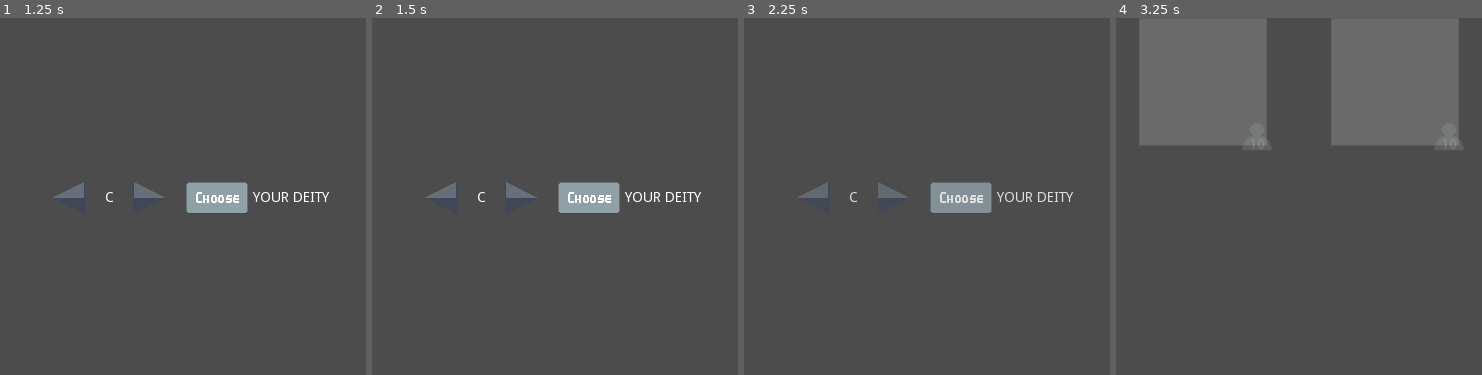
Above: before the commit, frames 1-4 (left to right).
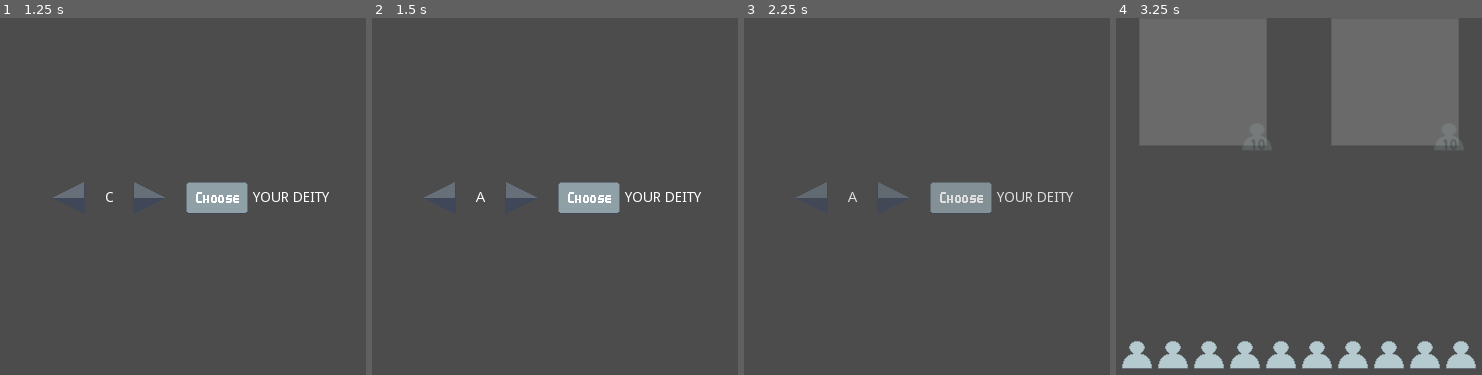
Above: after the commit, the same moments.

Repository: RustyMonky/LudumDare43
Game: Godot game, scene res://scenes/game/game.tscn
Same seed, same stepped clock (60 frames per second), same inputs: the game is played once before the commit and once after it. The project has no main scene, so this scene is started directly.
Inputs (mouse positions are in pixels of both pictures, inside the frame that each line leads up to):
- Up to frame 1 (1.25 s): click (69, 196) at 0.5 s
- Up to frame 2 (1.5 s): click (522, 196) at 1.25 s
- Up to frame 3 (2.25 s): click (959, 196) at 2 s
- Up to frame 4 (3.25 s): click (1185, 196) at 2.75 s

Frame 1 is identical in both runs. In frame 2, less than 0.1% of the frame differs, in the area x 14-31%, y 45-52%; in frame 3, less than 0.1%; in frame 4, 4.3%, in the area x 1-99%, y 33-99%.

Commit message:
Adds new theme for deity panel h separation, loads followers upon deity selection

Diff:
--- a/scenes/game/game.gd
+++ b/scenes/game/game.gd
@@ -3,8 +3,11 @@
 onready var carousel = $ui/uiContainer/carousel
 onready var computerDeityPanel = $ui/uiContainer/deityHbox/computerDeityPanel
 onready var deityHbox = $ui/uiContainer/deityHbox
+onready var followerHbox = $ui/uiContainer/followerHbox
 onready var playerDeityPanel = $ui/uiContainer/deityHbox/playerDeityPanel
 onready var tween = $tween
+
+var followerIcon = load("res://assets/sprites/ui/icons/follower.png")
 
 func _ready():
 	carousel.setHeader("your deity")
@@ -18,3 +21,8 @@
 	computerDeityPanel.setCount(gameData.computerFollowerCount)
 	tween.interpolate_property(deityHbox, "modulate", Color(1,1,1,0), Color(1,1,1,1), 1, Tween.TRANS_LINEAR, Tween.EASE_IN)
 	tween.start()
+
+	for i in range(gameData.playerFollowerCount):
+		var follower = TextureRect.new()
+		follower.texture = followerIcon
+		followerHbox.add_child(follower)
--- a/scenes/game/game.tscn
+++ b/scenes/game/game.tscn
@@ -1,13 +1,9 @@
 [gd_scene load_steps=5 format=2]
 
 [ext_resource path="res://scenes/game/game.gd" type="Script" id=1]
-[ext_resource path="res://ui/carousel/carousel.tscn" type="PackedScene" id=2]
+[ext_resource path="res://ui/themes/deityHbox/deityHbox.tres" type="Theme" id=2]
 [ext_resource path="res://ui/deityPanel/deityPanel.tscn" type="PackedScene" id=3]
-
-[sub_resource type="Theme" id=1]
-
-HBoxContainer/constants/separation = 64
-_sections_unfolded = [ "HBoxContainer", "HBoxContainer/constants" ]
+[ext_resource path="res://ui/carousel/carousel.tscn" type="PackedScene" id=4]
 
 [node name="game" type="Node2D" index="0"]
 
@@ -15,7 +11,6 @@
 
 [node name="ui" type="CanvasLayer" parent="." index="0"]
 
-editor/display_folded = true
 layer = 1
 offset = Vector2( 0, 0 )
 rotation = 0.0
@@ -35,9 +30,7 @@
 size_flags_horizontal = 1
 size_flags_vertical = 1
 
-[node name="carousel" parent="ui/uiContainer" index="0" instance=ExtResource( 2 )]
-
-[node name="deityHbox" type="HBoxContainer" parent="ui/uiContainer" index="1"]
+[node name="deityHbox" type="HBoxContainer" parent="ui/uiContainer" index="0"]
 
 editor/display_folded = true
 modulate = Color( 1, 1, 1, 0 )
@@ -53,7 +46,7 @@
 mouse_default_cursor_shape = 0
 size_flags_horizontal = 2
 size_flags_vertical = 2
-theme = SubResource( 1 )
+theme = ExtResource( 2 )
 alignment = 1
 _sections_unfolded = [ "Size Flags", "Theme", "Visibility" ]
 
@@ -63,9 +56,9 @@
 anchor_top = 0.0
 anchor_right = 0.0
 anchor_bottom = 0.0
-margin_left = 160.0
+margin_left = 190.0
 margin_top = 0.0
-margin_right = 288.0
+margin_right = 318.0
 margin_bottom = 128.0
 
 [node name="computerDeityPanel" parent="ui/uiContainer/deityHbox" index="1" instance=ExtResource( 3 )]
@@ -74,10 +67,29 @@
 anchor_top = 0.0
 anchor_right = 0.0
 anchor_bottom = 0.0
-margin_left = 352.0
+margin_left = 322.0
 margin_top = 0.0
-margin_right = 480.0
+margin_right = 450.0
 margin_bottom = 128.0
+
+[node name="carousel" parent="ui/uiContainer" index="1" instance=ExtResource( 4 )]
+
+[node name="followerHbox" type="HBoxContainer" parent="ui/uiContainer" index="2"]
+
+anchor_left = 0.0
+anchor_top = 1.0
+anchor_right = 1.0
+anchor_bottom = 1.0
+margin_top = -40.0
+margin_bottom = -8.0
+rect_pivot_offset = Vector2( 0, 0 )
+rect_clip_content = false
+mouse_filter = 1
+mouse_default_cursor_shape = 0
+size_flags_horizontal = 1
+size_flags_vertical = 1
+alignment = 1
+_sections_unfolded = [ "Size Flags" ]
 
 [node name="tween" type="Tween" parent="." index="1"]
 
--- /dev/null
+++ b/ui/themes/deityHbox/deityHbox.tres
@@ -0,0 +1,395 @@
+[gd_resource type="Theme" format=2]
+
+[resource]
+
+Button/colors/font_color = Color( 0, 0, 0, 1 )
+Button/colors/font_color_disabled = Color( 0, 0, 0, 1 )
+Button/colors/font_color_hover = Color( 0, 0, 0, 1 )
+Button/colors/font_color_pressed = Color( 0, 0, 0, 1 )
+Button/constants/hseparation = 2
+Button/fonts/font = null
+Button/styles/disabled = null
+Button/styles/focus = null
+Button/styles/hover = null
+Button/styles/normal = null
+Button/styles/pressed = null
+ButtonGroup/styles/panel = null
+CheckBox/colors/font_color = Color( 0, 0, 0, 1 )
+CheckBox/colors/font_color_disabled = Color( 0, 0, 0, 1 )
+CheckBox/colors/font_color_hover = Color( 0, 0, 0, 1 )
+CheckBox/colors/font_color_pressed = Color( 0, 0, 0, 1 )
+CheckBox/constants/check_vadjust = 0
+CheckBox/constants/hseparation = 4
+CheckBox/fonts/font = null
+CheckBox/icons/checked = null
+CheckBox/icons/radio_checked = null
+CheckBox/icons/radio_unchecked = null
+CheckBox/icons/unchecked = null
+CheckBox/styles/disabled = null
+CheckBox/styles/focus = null
+CheckBox/styles/hover = null
+CheckBox/styles/normal = null
+CheckBox/styles/pressed = null
+CheckButton/colors/font_color = Color( 0, 0, 0, 1 )
+CheckButton/colors/font_color_disabled = Color( 0, 0, 0, 1 )
+CheckButton/colors/font_color_hover = Color( 0, 0, 0, 1 )
+CheckButton/colors/font_color_pressed = Color( 0, 0, 0, 1 )
+CheckButton/constants/check_vadjust = 0
+CheckButton/constants/hseparation = 4
+CheckButton/fonts/font = null
+CheckButton/icons/off = null
+CheckButton/icons/on = null
+CheckButton/styles/disabled = null
+CheckButton/styles/focus = null
+CheckButton/styles/hover = null
+CheckButton/styles/normal = null
+CheckButton/styles/pressed = null
+ColorPicker/constants/h_width = 30
+ColorPicker/constants/label_width = 10
+ColorPicker/constants/margin = 4
+ColorPicker/constants/sv_height = 256
+ColorPicker/constants/sv_width = 256
+ColorPicker/icons/add_preset = null
+ColorPicker/icons/color_hue = null
+ColorPicker/icons/color_sample = null
+ColorPicker/icons/preset_bg = null
+ColorPicker/icons/screen_picker = null
+ColorPickerButton/colors/font_color = Color( 0, 0, 0, 1 )
+ColorPickerButton/colors/font_color_disabled = Color( 0, 0, 0, 1 )
+ColorPickerButton/colors/font_color_hover = Color( 0, 0, 0, 1 )
+ColorPickerButton/colors/font_color_pressed = Color( 0, 0, 0, 1 )
+ColorPickerButton/constants/hseparation = 2
+ColorPickerButton/fonts/font = null
+ColorPickerButton/icons/bg = null
+ColorPickerButton/styles/disabled = null
+ColorPickerButton/styles/focus = null
+ColorPickerButton/styles/hover = null
+ColorPickerButton/styles/normal = null
+ColorPickerButton/styles/pressed = null
+Dialogs/constants/button_margin = 32
+Dialogs/constants/margin = 8
+FileDialog/colors/files_disabled = Color( 0, 0, 0, 1 )
+FileDialog/icons/folder = null
+FileDialog/icons/parent_folder = null
+FileDialog/icons/reload = null
+Fonts/fonts/large = null
+Fonts/fonts/normal = null
+GraphEdit/colors/grid_major = Color( 0, 0, 0, 1 )
+GraphEdit/colors/grid_minor = Color( 0, 0, 0, 1 )
+GraphEdit/constants/bezier_len_neg = 160
+GraphEdit/constants/bezier_len_pos = 80
+GraphEdit/icons/minus = null
+GraphEdit/icons/more = null
+GraphEdit/icons/reset = null
+GraphEdit/icons/snap = null
+GraphEdit/styles/bg = null
+GraphNode/colors/title_color = Color( 0, 0, 0, 1 )
+GraphNode/constants/close_offset = 18
+GraphNode/constants/port_offset = 3
+GraphNode/constants/separation = 1
+GraphNode/constants/title_offset = 20
+GraphNode/fonts/title_font = null
+GraphNode/icons/close = null
+GraphNode/icons/port = null
+GraphNode/icons/resizer = null
+GraphNode/styles/breakpoint = null
+GraphNode/styles/comment = null
+GraphNode/styles/commentfocus = null
+GraphNode/styles/defaultfocus = null
+GraphNode/styles/defaultframe = null
+GraphNode/styles/frame = null
+GraphNode/styles/position = null
+GraphNode/styles/selectedframe = null
+GridContainer/constants/hseparation = 4
+GridContainer/constants/vseparation = 4
+HBoxContainer/constants/separation = 64
+HScrollBar/icons/decrement = null
+HScrollBar/icons/decrement_highlight = null
+HScrollBar/icons/increment = null
+HScrollBar/icons/increment_highlight = null
+HScrollBar/styles/grabber = null
+HScrollBar/styles/grabber_highlight = null
+HScrollBar/styles/grabber_pressed = null
+HScrollBar/styles/scroll = null
+HScrollBar/styles/scroll_focus = null
+HSeparator/constants/separation = 4
+HSeparator/styles/separator = null
+HSlider/icons/grabber = null
+HSlider/icons/grabber_disabled = null
+HSlider/icons/grabber_highlight = null
+HSlider/icons/tick = null
+HSlider/styles/focus = null
+HSlider/styles/grabber_area = null
+HSlider/styles/grabber_disabled = null
+HSlider/styles/grabber_highlight = null
+HSlider/styles/slider = null
+HSplitContainer/constants/autohide = 1
+HSplitContainer/constants/separation = 12
+HSplitContainer/icons/grabber = null
+HSplitContainer/styles/bg = null
+Icons/icons/close = null
+Icons/icons/logo = null
+ItemList/colors/font_color = Color( 0, 0, 0, 1 )
+ItemList/colors/font_color_selected = Color( 0, 0, 0, 1 )
+ItemList/colors/guide_color = Color( 0, 0, 0, 1 )
+ItemList/constants/hseparation = 4
+ItemList/constants/icon_margin = 4
+ItemList/constants/line_separation = 2
+ItemList/constants/vseparation = 2
+ItemList/fonts/font = null
+ItemList/styles/bg = null
+ItemList/styles/bg_focus = null
+ItemList/styles/cursor = null
+ItemList/styles/cursor_unfocused = null
+ItemList/styles/selected = null
+ItemList/styles/selected_focus = null
+Label/colors/font_color = Color( 0, 0, 0, 1 )
+Label/colors/font_color_shadow = Color( 0, 0, 0, 1 )
+Label/constants/line_spacing = 3
+Label/constants/shadow_as_outline = 0
+Label/constants/shadow_offset_x = 1
+Label/constants/shadow_offset_y = 1
+Label/fonts/font = null
+Label/styles/normal = null
+LineEdit/colors/cursor_color = Color( 0, 0, 0, 1 )
+LineEdit/colors/font_color = Color( 0, 0, 0, 1 )
+LineEdit/colors/font_color_selected = Color( 0, 0, 0, 1 )
+LineEdit/colors/selection_color = Color( 0, 0, 0, 1 )
+LineEdit/constants/minimum_spaces = 12
+LineEdit/fonts/font = null
+LineEdit/styles/focus = null
+LineEdit/styles/normal = null
+LineEdit/styles/read_only = null
+LinkButton/colors/font_color = Color( 0, 0, 0, 1 )
+LinkButton/colors/font_color_hover = Color( 0, 0, 0, 1 )
+LinkButton/colors/font_color_pressed = Color( 0, 0, 0, 1 )
+LinkButton/constants/underline_spacing = 2
+LinkButton/fonts/font = null
+LinkButton/styles/focus = null
+MarginContainer/constants/margin_bottom = 0
+MarginContainer/constants/margin_left = 8
+MarginContainer/constants/margin_right = 0
+MarginContainer/constants/margin_top = 0
+MenuButton/colors/font_color = Color( 0, 0, 0, 1 )
+MenuButton/colors/font_color_disabled = Color( 0, 0, 0, 1 )
+MenuButton/colors/font_color_hover = Color( 0, 0, 0, 1 )
+MenuButton/colors/font_color_pressed = Color( 0, 0, 0, 1 )
+MenuButton/constants/hseparation = 3
+MenuButton/fonts/font = null
+MenuButton/styles/disabled = null
+MenuButton/styles/focus = null
+MenuButton/styles/hover = null
+MenuButton/styles/normal = null
+MenuButton/styles/pressed = null
+OptionButton/colors/font_color = Color( 0, 0, 0, 1 )
+OptionButton/colors/font_color_disabled = Color( 0, 0, 0, 1 )
+OptionButton/colors/font_color_hover = Color( 0, 0, 0, 1 )
+OptionButton/colors/font_color_pressed = Color( 0, 0, 0, 1 )
+OptionButton/constants/arrow_margin = 2
+OptionButton/constants/hseparation = 2
+OptionButton/fonts/font = null
+OptionButton/icons/arrow = null
+OptionButton/styles/disabled = null
+OptionButton/styles/focus = null
+OptionButton/styles/hover = null
+OptionButton/styles/normal = null
+OptionButton/styles/pressed = null
+Panel/styles/panel = null
+Panel/styles/panelf = null
+Panel/styles/panelnc = null
+PanelContainer/styles/panel = null
+PopupMenu/colors/font_color = Color( 0, 0, 0, 1 )
+PopupMenu/colors/font_color_accel = Color( 0, 0, 0, 1 )
+PopupMenu/colors/font_color_disabled = Color( 0, 0, 0, 1 )
+PopupMenu/colors/font_color_hover = Color( 0, 0, 0, 1 )
+PopupMenu/constants/hseparation = 4
+PopupMenu/constants/vseparation = 4
+PopupMenu/fonts/font = null
+PopupMenu/icons/checked = null
+PopupMenu/icons/radio_checked = null
+PopupMenu/icons/radio_unchecked = null
+PopupMenu/icons/submenu = null
+PopupMenu/icons/unchecked = null
+PopupMenu/styles/hover = null
+PopupMenu/styles/panel = null
+PopupMenu/styles/panel_disabled = null
+PopupMenu/styles/separator = null
+PopupPanel/styles/panel = null
+ProgressBar/colors/font_color = Color( 0, 0, 0, 1 )
+ProgressBar/colors/font_color_shadow = Color( 0, 0, 0, 1 )
+ProgressBar/fonts/font = null
+ProgressBar/styles/bg = null
+ProgressBar/styles/fg = null
+ReferenceRect/styles/border = null
+RichTextLabel/colors/default_color = Color( 0, 0, 0, 1 )
+RichTextLabel/colors/font_color_selected = Color( 0, 0, 0, 1 )
+RichTextLabel/colors/selection_color = Color( 0, 0, 0, 1 )
+RichTextLabel/constants/line_separation = 1
+RichTextLabel/constants/table_hseparation = 3
+RichTextLabel/constants/table_vseparation = 3
+RichTextLabel/fonts/bold_font = null
+RichTextLabel/fonts/bold_italics_font = null
+RichTextLabel/fonts/italics_font = null
+RichTextLabel/fonts/mono_font = null
+RichTextLabel/fonts/normal_font = null
+RichTextLabel/styles/focus = null
+RichTextLabel/styles/normal = null
+SpinBox/icons/updown = null
+TabContainer/colors/font_color_bg = Color( 0, 0, 0, 1 )
+TabContainer/colors/font_color_disabled = Color( 0, 0, 0, 1 )
+TabContainer/colors/font_color_fg = Color( 0, 0, 0, 1 )
+TabContainer/constants/hseparation = 4
+TabContainer/constants/label_valign_bg = 2
+TabContainer/constants/label_valign_fg = 0
+TabContainer/constants/side_margin = 8
+TabContainer/constants/top_margin = 24
+TabContainer/fonts/font = null
+TabContainer/icons/decrement = null
+TabContainer/icons/decrement_highlight = null
+TabContainer/icons/increment = null
+TabContainer/icons/increment_highlight = null
+TabContainer/icons/menu = null
+TabContainer/icons/menu_highlight = null
+TabContainer/styles/panel = null
+TabContainer/styles/tab_bg = null
+TabContainer/styles/tab_fg = null
+Tabs/colors/font_color_bg = Color( 0, 0, 0, 1 )
+Tabs/colors/font_color_disabled = Color( 0, 0, 0, 1 )
+Tabs/colors/font_color_fg = Color( 0, 0, 0, 1 )
+Tabs/constants/hseparation = 4
+Tabs/constants/label_valign_bg = 2
+Tabs/constants/label_valign_fg = 0
+Tabs/constants/top_margin = 24
+Tabs/fonts/font = null
+Tabs/icons/close = null
+Tabs/icons/decrement = null
+Tabs/icons/decrement_highlight = null
+Tabs/icons/increment = null
+Tabs/icons/increment_highlight = null
+Tabs/styles/button = null
+Tabs/styles/button_pressed = null
+Tabs/styles/panel = null
+Tabs/styles/tab_bg = null
+Tabs/styles/tab_fg = null
+TextEdit/colors/background_color = Color( 0, 0, 0, 1 )
+TextEdit/colors/brace_mismatch_color = Color( 0, 0, 0, 1 )
+TextEdit/colors/breakpoint_color = Color( 0, 0, 0, 1 )
+TextEdit/colors/caret_background_color = Color( 0, 0, 0, 1 )
+TextEdit/colors/caret_color = Color( 0, 0, 0, 1 )
+TextEdit/colors/code_folding_color = Color( 0, 0, 0, 1 )
+TextEdit/colors/completion_background_color = Color( 0, 0, 0, 1 )
+TextEdit/colors/completion_existing_color = Color( 0, 0, 0, 1 )
+TextEdit/colors/completion_font_color = Color( 0, 0, 0, 1 )
+TextEdit/colors/completion_scroll_color = Color( 0, 0, 0, 1 )
+TextEdit/colors/completion_selected_color = Color( 0, 0, 0, 1 )
+TextEdit/colors/current_line_color = Color( 0, 0, 0, 1 )
+TextEdit/colors/font_color = Color( 0, 0, 0, 1 )
+TextEdit/colors/font_color_selected = Color( 0, 0, 0, 1 )
+TextEdit/colors/function_color = Color( 0, 0, 0, 1 )
+TextEdit/colors/line_number_color = Color( 0, 0, 0, 1 )
+TextEdit/colors/mark_color = Color( 0, 0, 0, 1 )
+TextEdit/colors/member_variable_color = Color( 0, 0, 0, 1 )
+TextEdit/colors/number_color = Color( 0, 0, 0, 1 )
+TextEdit/colors/selection_color = Color( 0, 0, 0, 1 )
+TextEdit/colors/symbol_color = Color( 0, 0, 0, 1 )
+TextEdit/colors/word_highlighted_color = Color( 0, 0, 0, 1 )
+TextEdit/constants/completion_lines = 7
+TextEdit/constants/completion_max_width = 50
+TextEdit/constants/completion_scroll_width = 3
+TextEdit/constants/line_spacing = 4
+TextEdit/fonts/font = null
+TextEdit/icons/tab = null
+TextEdit/styles/completion = null
+TextEdit/styles/focus = null
+TextEdit/styles/normal = null
+TextEdit/styles/read_only = null
+ToolButton/colors/font_color = Color( 0, 0, 0, 1 )
+ToolButton/colors/font_color_disabled = Color( 0, 0, 0, 1 )
+ToolButton/colors/font_color_hover = Color( 0, 0, 0, 1 )
+ToolButton/colors/font_color_pressed = Color( 0, 0, 0, 1 )
+ToolButton/constants/hseparation = 3
+ToolButton/fonts/font = null
+ToolButton/styles/disabled = null
+ToolButton/styles/focus = null
+ToolButton/styles/hover = null
+ToolButton/styles/normal = null
+ToolButton/styles/pressed = null
+TooltipLabel/colors/font_color = Color( 0, 0, 0, 1 )
+TooltipLabel/colors/font_color_shadow = Color( 0, 0, 0, 1 )
+TooltipLabel/constants/shadow_offset_x = 1
+TooltipLabel/constants/shadow_offset_y = 1
+TooltipLabel/fonts/font = null
+TooltipPanel/styles/panel = null
+Tree/colors/cursor_color = Color( 0, 0, 0, 1 )
+Tree/colors/custom_button_font_highlight = Color( 0, 0, 0, 1 )
+Tree/colors/drop_position_color = Color( 0, 0, 0, 1 )
+Tree/colors/font_color = Color( 0, 0, 0, 1 )
+Tree/colors/font_color_selected = Color( 0, 0, 0, 1 )
+Tree/colors/guide_color = Color( 0, 0, 0, 1 )
+Tree/colors/relationship_line_color = Color( 0, 0, 0, 1 )
+Tree/colors/selection_color = Color( 0, 0, 0, 1 )
+Tree/colors/title_button_color = Color( 0, 0, 0, 1 )
+Tree/constants/button_margin = 4
+Tree/constants/draw_relationship_lines = 0
+Tree/constants/guide_width = 2
+Tree/constants/hseparation = 4
+Tree/constants/item_margin = 12
+Tree/constants/scroll_border = 4
+Tree/constants/scroll_speed = 12
+Tree/constants/vseparation = 4
+Tree/fonts/font = null
+Tree/fonts/title_button_font = null
+Tree/icons/arrow = null
+Tree/icons/arrow_collapsed = null
+Tree/icons/checked = null
+Tree/icons/select_arrow = null
+Tree/icons/unchecked = null
+Tree/icons/updown = null
+Tree/styles/bg = null
+Tree/styles/bg_focus = null
+Tree/styles/button_pressed = null
+Tree/styles/cursor = null
+Tree/styles/cursor_unfocused = null
+Tree/styles/custom_button = null
+Tree/styles/custom_button_hover = null
+Tree/styles/custom_button_pressed = null
+Tree/styles/selected = null
+Tree/styles/selected_focus = null
+Tree/styles/title_button_hover = null
+Tree/styles/title_button_normal = null
+Tree/styles/title_button_pressed = null
+VBoxContainer/constants/separation = 4
+VScrollBar/icons/decrement = null
+VScrollBar/icons/decrement_highlight = null
+VScrollBar/icons/increment = null
+VScrollBar/icons/increment_highlight = null
+VScrollBar/styles/grabber = null
+VScrollBar/styles/grabber_highlight = null
+VScrollBar/styles/grabber_pressed = null
+VScrollBar/styles/scroll = null
+VScrollBar/styles/scroll_focus = null
+VSeparator/constants/separation = 4
+VSeparator/styles/separator = null
+VSlider/icons/grabber = null
+VSlider/icons/grabber_disabled = null
+VSlider/icons/grabber_highlight = null
+VSlider/icons/tick = null
+VSlider/styles/focus = null
+VSlider/styles/grabber_area = null
+VSlider/styles/grabber_disabled = null
+VSlider/styles/grabber_highlight = null
+VSlider/styles/slider = null
+VSplitContainer/constants/autohide = 1
+VSplitContainer/constants/separation = 12
+VSplitContainer/icons/grabber = null
+VSplitContainer/styles/bg = null
+WindowDialog/colors/title_color = Color( 0, 0, 0, 1 )
+WindowDialog/constants/close_h_ofs = 18
+WindowDialog/constants/close_v_ofs = 18
+WindowDialog/constants/scaleborder_size = 4
+WindowDialog/constants/title_height = 20
+WindowDialog/fonts/title_font = null
+WindowDialog/icons/close = null
+WindowDialog/icons/close_highlight = null
+WindowDialog/styles/panel = null
+_sections_unfolded = [ "HBoxContainer", "HBoxContainer/constants" ]
